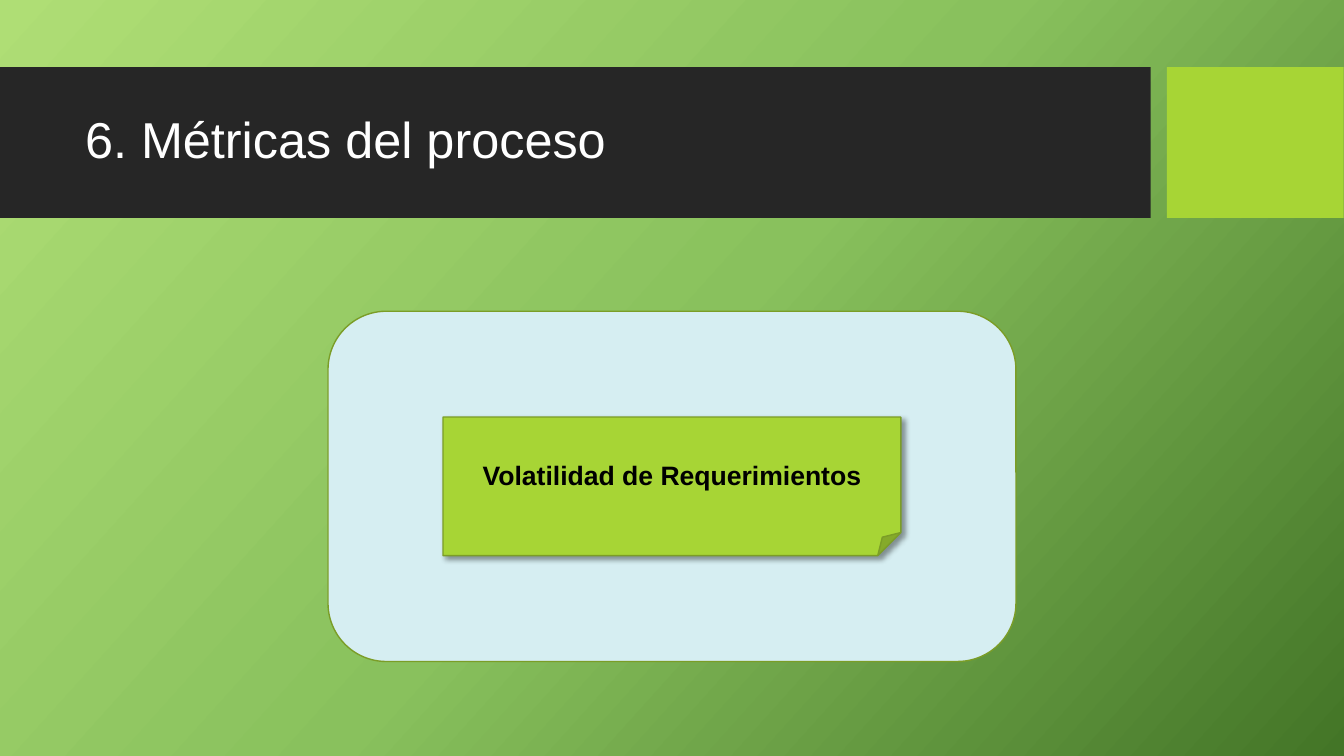
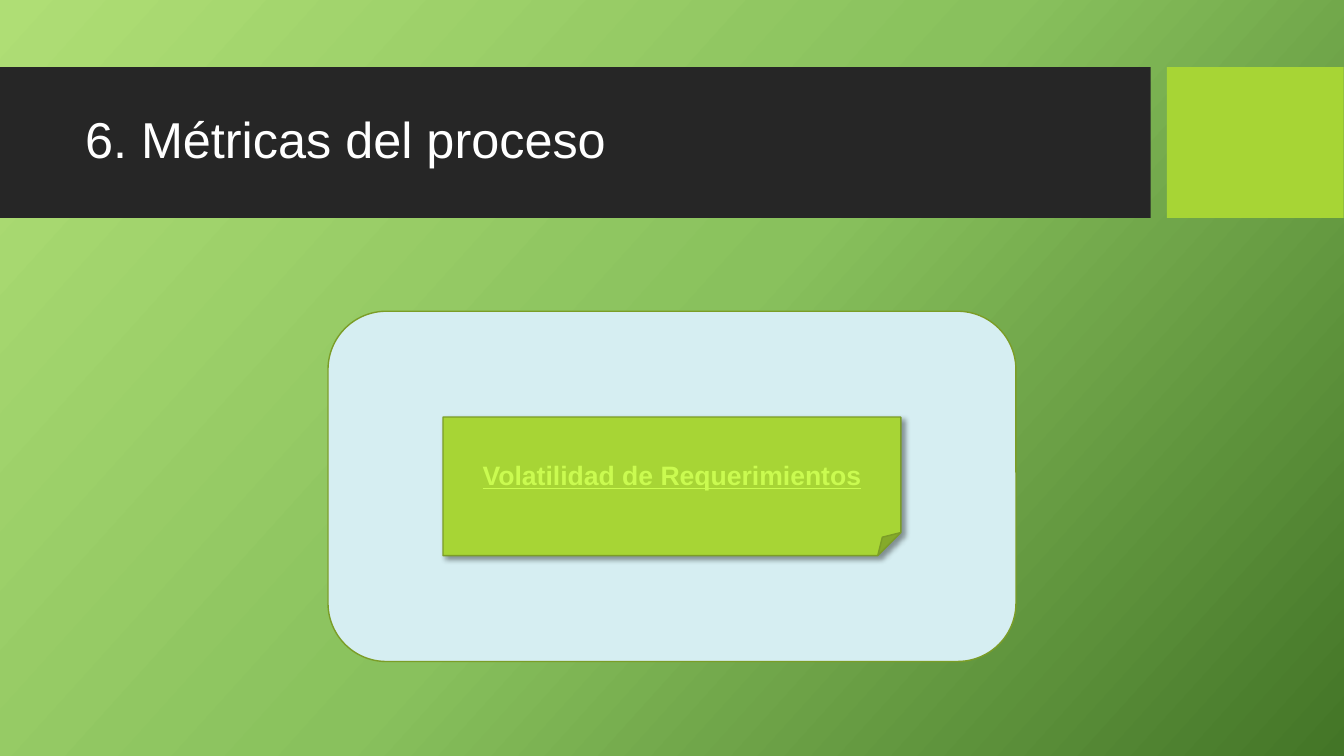
Before and after one commit to cjbensan/sistema-facturacion-inventario, a slide deck: slide 12 of CMMI-Nivel-2/REQM/PGCREQM_0.1_2015.pptx. Drawn at 1344x756 pixels with LibreOffice and Linux fonts; fonts in the diff are those of the drawing; background and template pictures are left out. Boxes give left, top, right and bottom in pixels: in the first picture for what was removed or moved away, otherwise in the second. Text is boxed around its words. In the diff, an @@ line names an element or a change of style, - is before the commit and + after.

```diff
--- a/CMMI-Nivel-2/REQM/PGCREQM_0.1_2015.pptx
+++ b/CMMI-Nivel-2/REQM/PGCREQM_0.1_2015.pptx
@@ folded corner "Volatilidad de Requerimientos" at [444,417,901,557]: text colour #000000 to #CAFB50, underline on @@
```
Also in this commit, not shown: 3 other slides changed, 1 other file.
